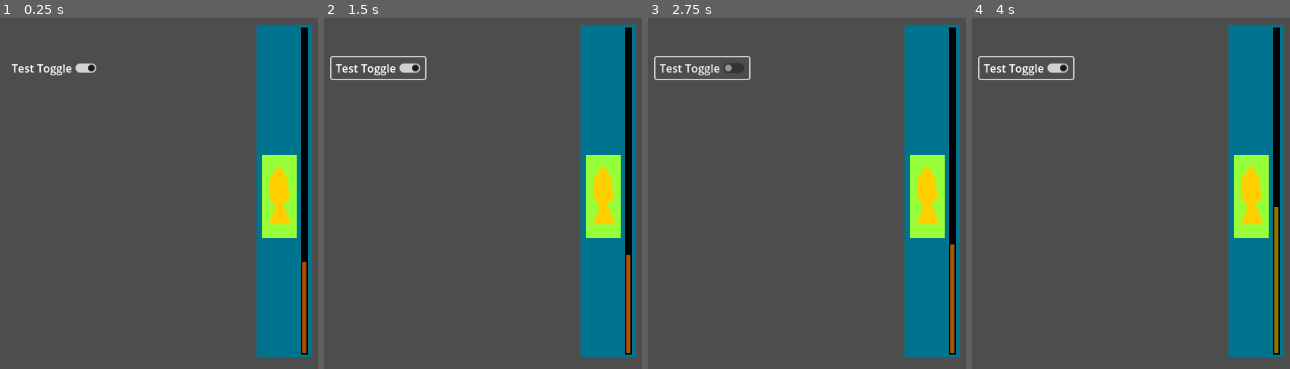
Above: before the commit, frames 1-4 (left to right).
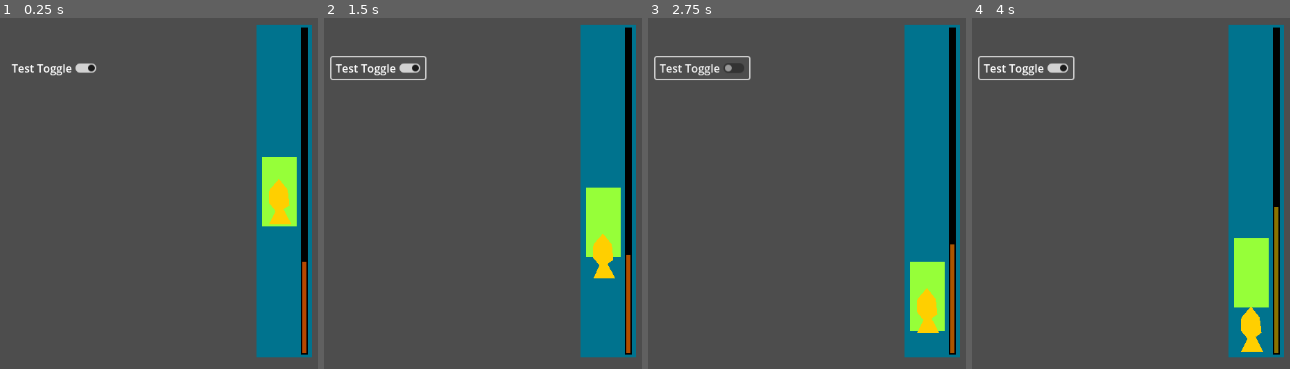
Above: after the commit, the same moments.

Repository: ktosox/fishing_minigame
Game: Godot game, scene res://mini-game/fishing_mini_game.tscn
Same seed, same stepped clock (60 frames per second), same inputs: the game is played once before the commit and once after it. The project has no main scene, so this scene is started directly.
Inputs:
- Up to frame 1 (0.25 s): no input
- Up to frame 2 (1.5 s): click "Test Toggle" at 0.5 s; click "Test Toggle" at 1.25 s
- Up to frame 3 (2.75 s): click "Test Toggle" at 2 s
- Up to frame 4 (4 s): tap Enter (ui_accept) at 2.75, 3.6, 3.77 s; hold Enter (ui_accept) 2.78-3.53 s

The runs differ from the first frame. In frame 1, 0.8% of the frame differs, in the area x 82-94%, y 39-63%; in frame 2, 2.5%; in frame 3, 4.8%; in frame 4, 5.4%, in the area x 82-94%, y 39-96%.

Commit message:
made the fish and the catcher move
those dont affect mini game progress yet
they alos need fine-tuning

Diff:
--- a/game/mini-game/fishing_mini_game.gd
+++ b/game/mini-game/fishing_mini_game.gd
@@ -1,4 +1,7 @@
 extends Node2D
+
+signal mini_game_ended(did_player_win : bool) # emitted once game resolves
+
 
 @export var progress_size = Vector2(0,234)
 
@@ -9,6 +12,18 @@
 @export var gain_speed = 13.0
 @export var loss_speed = 6.0
 
+@export var top_border : Node2D
+@export var bot_border : Node2D
+
+@export var fish : Node2D
+@export var fish_speed = 45
+var fish_direction = -1
+
+
+@export var catcher : Node2D
+@export var catcher_speed = 20
+var catcher_inertia = 0
+
 
 var current_progress : float
 
@@ -16,7 +31,10 @@
 
 # Called when the node enters the scene tree for the first time.
 func _ready() -> void:
+
 	current_progress = starting_progress
+
+	_on_fish_trashing_timer_timeout() # calling this once at start makes the fish not move the exact same way every time the game starts
 	pass # Replace with function body.
 
 
@@ -33,6 +51,10 @@
 		lose_game()
 
 	update_progess_line()
+	move_fish(delta)
+
+
+	move_catcher(delta)
 	pass
 
 func update_progess_line() -> void: # updates the visual part so that it reflects the value of current_progress
@@ -41,19 +63,53 @@
 	$Progress.add_point(progress_size)
 	$Progress.add_point(progress_size - progress_size * 2 * (current_progress / max_progress))
 
+	# evil color change
 	$Progress.modulate.r = absf(max_progress - current_progress) / max_progress
 	$Progress.modulate.g = current_progress / max_progress
 
 	pass
 
+func move_fish(delta : float) -> void:
+	fish.position.y += delta * fish_speed * fish_direction
+	fish.position.y = max(fish.position.y, top_border.position.y)
+	fish.position.y = min(fish.position.y, bot_border.position.y)
+	pass
+
+func move_catcher(delta : float) -> void:
+	if Input.is_action_pressed("ui_accept"):
+		catcher_inertia -= delta * 15.0
+	else:
+		catcher_inertia += delta * 2.0
+	catcher.position.y += delta * catcher_speed * catcher_inertia
+	if catcher.position.y < bot_border.position.y :
+		catcher_inertia *= -1
+	if catcher.position.y > top_border.position.y :
+		catcher_inertia *= -1
+	catcher.position.y = max(catcher.position.y, top_border.position.y)
+	catcher.position.y = min(catcher.position.y, bot_border.position.y)
+	pass
 
 func win_game() -> void:
+	mini_game_ended.emit(true)
 	pass
 
 func lose_game() -> void:
+	mini_game_ended.emit(false)
 	pass
 
 
 func _on_test_win_toggle_toggled(toggled_on: bool) -> void:
 	is_winning = toggled_on
 	pass # Replace with function body.
+
+
+func _on_fish_trashing_timer_timeout() -> void:
+	if randf()>0.5: # flip a coin
+		fish_direction *= -1 # if heads - flip fish_direction
+
+	if randf()>0.5: # flip another coin
+		fish_speed *= 1.4 # if heads - speed up fish
+	else:
+		fish_speed *= 0.8# if tails - slow it down
+
+	pass # Replace with function body.
--- a/game/mini-game/fishing_mini_game.tscn
+++ b/game/mini-game/fishing_mini_game.tscn
@@ -3,31 +3,35 @@
 [ext_resource type="Script" uid="uid://cxsfrxmn6mc0f" path="res://mini-game/fishing_mini_game.gd" id="1_gx836"]
 
 [sub_resource type="RectangleShape2D" id="RectangleShape2D_gx836"]
-size = Vector2(50, 120)
+size = Vector2(50, 100)
 
 [sub_resource type="CapsuleShape2D" id="CapsuleShape2D_gx836"]
-radius = 12.0
-height = 74.0
+radius = 13.0
+height = 64.0
 
-[node name="FishingMiniGame" type="Node2D"]
+[node name="FishingMiniGame" type="Node2D" node_paths=PackedStringArray("top_border", "bot_border", "fish", "catcher")]
 position = Vector2(554, 358)
 script = ExtResource("1_gx836")
+top_border = NodePath("MovementAxis/TopBorder")
+bot_border = NodePath("MovementAxis/BotBorder")
+fish = NodePath("MovementAxis/Fish")
+catcher = NodePath("MovementAxis/Catcher")
 
 [node name="BackDrop" type="Line2D" parent="."]
 points = PackedVector2Array(0, -240, 0, 240)
 width = 80.0
 default_color = Color(2.4065375e-07, 0.44959706, 0.5557379, 1)
 
-[node name="ProgressBack" type="Line2D" parent="."]
-position = Vector2(29, 0)
-points = PackedVector2Array(0, -236, 0, 236)
-default_color = Color(0, 0, 0, 1)
-
 [node name="Progress" type="Line2D" parent="."]
 modulate = Color(1, 1, 0, 1)
 position = Vector2(29, 0)
 points = PackedVector2Array(0, -234, 0, 234)
 width = 6.0
+
+[node name="ProgressBack" type="Line2D" parent="Progress"]
+show_behind_parent = true
+points = PackedVector2Array(0, -236, 0, 236)
+default_color = Color(0, 0, 0, 1)
 
 [node name="TestWinToggle" type="CheckButton" parent="."]
 offset_left = -399.0
@@ -38,28 +42,38 @@
 text = "Test Toggle"
 
 [node name="MovementAxis" type="Marker2D" parent="."]
+position = Vector2(-7, 0)
 
 [node name="Catcher" type="Area2D" parent="MovementAxis"]
-position = Vector2(-7, 8)
 
 [node name="CollisionShape2D" type="CollisionShape2D" parent="MovementAxis/Catcher"]
 shape = SubResource("RectangleShape2D_gx836")
 
 [node name="Line2D" type="Line2D" parent="MovementAxis/Catcher"]
-points = PackedVector2Array(0, 60, 0, -60)
+points = PackedVector2Array(0, 50, 0, -50)
 width = 50.0
 default_color = Color(0.5882353, 1, 0.22352941, 1)
 
 [node name="Fish" type="Area2D" parent="MovementAxis"]
-position = Vector2(-7, 6)
 
 [node name="Line2D" type="Line2D" parent="MovementAxis/Fish"]
-position = Vector2(3, 14.999999)
-scale = Vector2(0.76, 0.8348624)
+position = Vector2(3, 11.577972)
+scale = Vector2(0.76, 0.63302743)
 points = PackedVector2Array(-5, 0, -16, 27, 11, 27, -2, -3, 10, -13, 7, -44, -5, -62, -10.673767, -54.144012, -18, -44, -18.639511, -27.372864, -19, -18, -4, 4, -7, -36, -6, -47, 4, -28, 1, -12, -15, -37, -5, -51, 1, 23, -6, 22, -5, 1, -14, -27)
 default_color = Color(1, 0.8117647, 0, 1)
 
 [node name="CollisionShape2D" type="CollisionShape2D" parent="MovementAxis/Fish"]
 shape = SubResource("CapsuleShape2D_gx836")
 
+[node name="TopBorder" type="Marker2D" parent="MovementAxis"]
+position = Vector2(0, -200)
+
+[node name="BotBorder" type="Marker2D" parent="MovementAxis"]
+position = Vector2(0, 200)
+
+[node name="FishTrashingTimer" type="Timer" parent="."]
+wait_time = 3.0
+autostart = true
+
 [connection signal="toggled" from="TestWinToggle" to="." method="_on_test_win_toggle_toggled"]
+[connection signal="timeout" from="FishTrashingTimer" to="." method="_on_fish_trashing_timer_timeout"]
